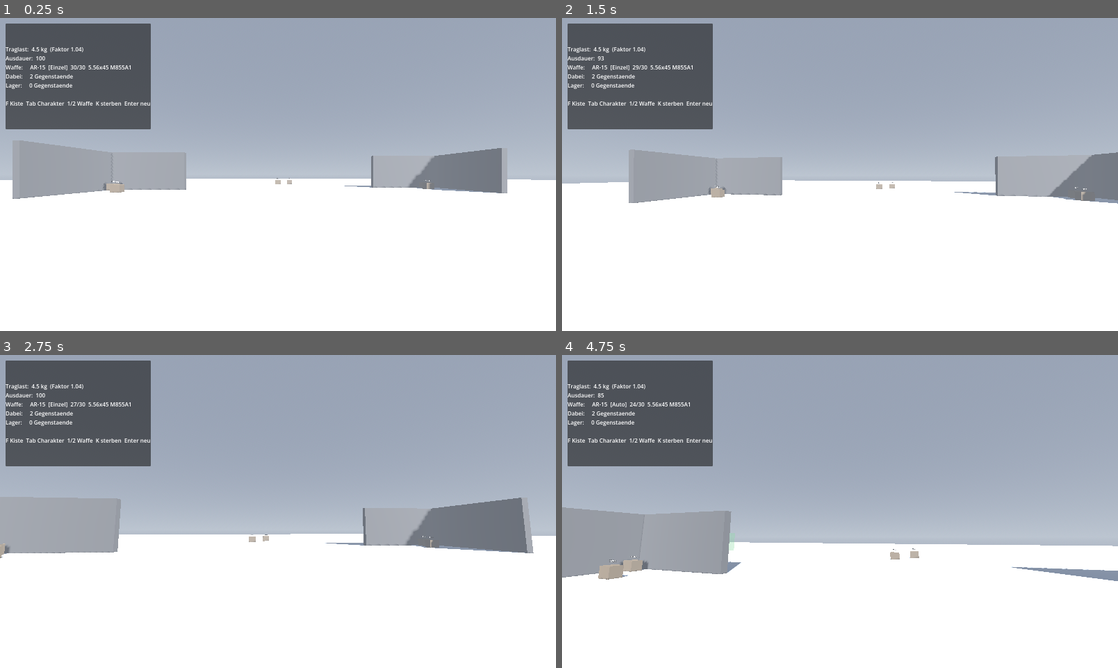
Above: before the commit, frames 1-4 (two rows, left to right).
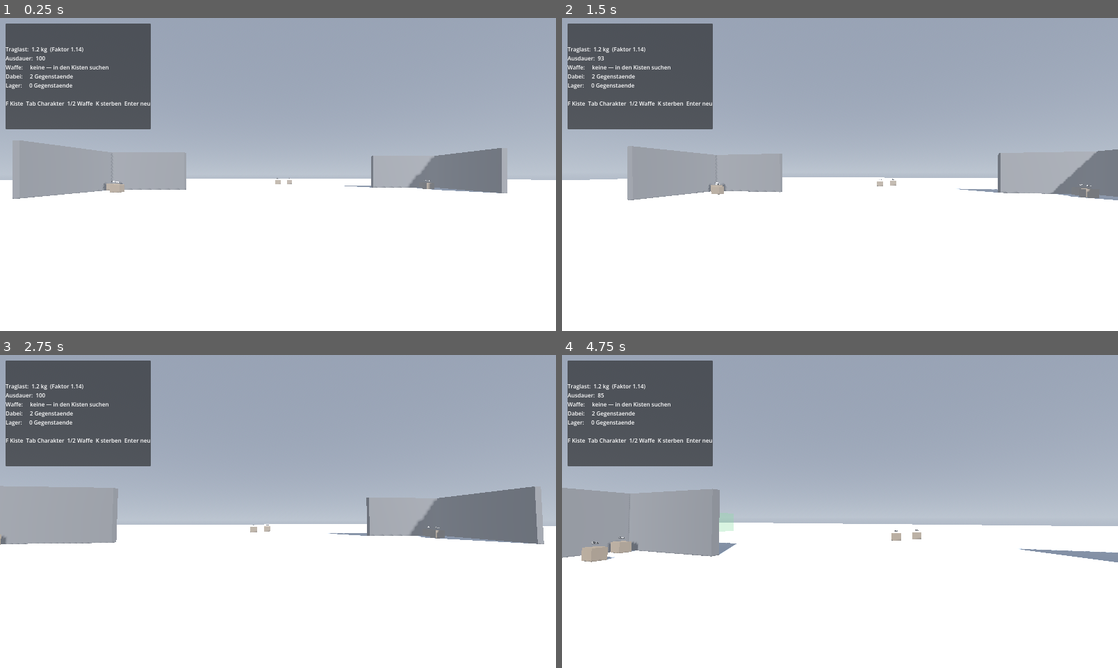
Above: after the commit, the same moments.

Repository: Saturn-Owner/Extraction-Shooter
Game: Godot game, scene res://scenes/levels/raid_eisstadt.tscn
Same seed, same stepped clock (60 frames per second), same inputs: the game is played once before the commit and once after it.
Inputs (mouse positions are in pixels of both pictures, inside the frame that each line leads up to):
- Up to frame 1 (0.25 s): no input
- Up to frame 2 (1.5 s): tap Enter at 0.5 s; move the mouse to (867, 174) at 0.52 s; press the mouse at (867, 174) at 0.53 s; hold W (move_forward) from 0.53 s (still down); tap Space (jump) at 0.77 s; move the mouse to (812, 174) at 1.27 s; release the mouse at (812, 174) at 1.28 s; tap Ctrl (crouch) at 1.35 s
- Up to frame 3 (2.75 s): keep holding W (move_forward); tap Space (jump) at 1.52 s; click (250, 511) at 1.55 s; move the mouse to (289, 505) at 2.02 s; press the mouse at (289, 505) at 2.03 s
- Up to frame 4 (4.75 s): keep holding W (move_forward); move the mouse to (834, 517) at 2.77 s; release the mouse at (834, 517) at 2.78 s; tap B (fire_mode) at 2.85 s; tap Space (jump) at 3.02, 3.77, 4.52 s; click (834, 517) at 3.05 s; move the mouse to (878, 514) at 3.52 s; hold Shift (sprint) 3.53-4.28 s; click (878, 514) at 3.8 s; move the mouse to (795, 508) at 4.27 s; tap F at 4.35 s; click (795, 508) at 4.55 s

The runs differ from the first frame. In frame 1, 0.2% of the frame differs, in the area x 5-24%, y 9-17%; in frame 2, 1.8%; in frame 3, 4.8%; in frame 4, 9.3%, in the area x 0-100%, y 9-73%.

Commit message:
Man startet unbewaffnet
Keine Startwaffen mehr. Wer schiessen will, muss erst eine Waffe finden -
das ist der Punkt des Genres, und ein Gewehr gratis zu bekommen
widerspricht ihm. Damit loest sich auch das Platzproblem der zwoelf
Felder von selbst.

Die Munition bleibt dabei. Sie ist der Grund, ueberhaupt nach einer Waffe
zu suchen, statt an der ersten Kiste vorbeizulaufen - und die gefundene
Waffe laedt sich sofort daraus.

Dabei aufgefallen: Die Waffe in der Spielerszene ist auf ein AR-15
voreingestellt, ein Ueberbleibsel vom Schiessstand. Sie wird beim Start
unabhaengig von der Startausruestung aufgebaut - man waere also bewaffnet
losgezogen, obwohl in der Liste keine Waffe mehr steht, und der ganze
unbewaffnete Start waere wirkungslos gewesen. Das Level nimmt sie jetzt
ausdruecklich ab, und der Test prueft nicht nur den leeren Waffenplatz,
sondern dass wirklich kein Schuss faellt.

Die Anzeige sagt jetzt "Waffe: keine - in den Kisten suchen", statt die
Zeile wegzulassen. Wer unbewaffnet startet, soll das lesen koennen und
nicht raten, warum das Schiessen nichts tut.

Der Schiessstand behaelt seine Waffen - dort geht es ums Ausprobieren.

Co-Authored-By: Claude Opus 4.8 <noreply@anthropic.com>

Diff:
--- a/scripts/levels/raid_level.gd
+++ b/scripts/levels/raid_level.gd
@@ -28,12 +28,12 @@
 ## und ein 5x2-Gewehr passt nicht mehr, wenn kleine Dinge die Reihen
 ## zerstueckelt haben.
 ##
-## HINWEIS: Das ist eine Testausruestung, kein Balancing. Sobald es das
-## Lager und das Terminal gibt, waehlt der Spieler selbst aus, was er
-## mitnimmt — und ein Gewehr gratis zu bekommen widerspricht dem Genre.
+## OHNE WAFFE. Man startet unbewaffnet und muss sich eine suchen — das ist
+## der Punkt des Genres, und ein Gewehr gratis zu bekommen widerspricht ihm.
+##
+## Die Munition bleibt: Sie ist der Grund, ueberhaupt nach einer Waffe zu
+## suchen, statt an der ersten Kiste vorbeizulaufen.
 const STARTING_KIT := [
-	{id = &"weapon_rifle_ar15", count = 1},
-	{id = &"weapon_pistol_g17", count = 1},
 	{id = &"ammo_556x45_m855a1", count = 60},
 	{id = &"ammo_9x19_fmj", count = 34},
 ]
@@ -83,11 +83,21 @@
 			# erst auf, wenn jemand im Raid nachladen will.
 			push_error("[Raid] Startausruestung passt nicht ins Inventar: %s" % entry.id)
 
-	# Gezielt das Gewehr in die Hand, nicht die zuletzt angelegte Waffe.
+	# Gezielt die Primaerwaffe in die Hand, nicht die zuletzt angelegte.
 	# assign_weapon() nimmt jede neue Waffe in die Hand — sonst stuende man
 	# mit der Pistole da, nur weil sie in der Liste weiter unten steht.
-	if not _player.select_weapon_slot(ItemData.EquipSlot.PRIMARY):
-		_player.select_weapon_slot(ItemData.EquipSlot.SECONDARY)
+	if _player.select_weapon_slot(ItemData.EquipSlot.PRIMARY):
+		return
+	if _player.select_weapon_slot(ItemData.EquipSlot.SECONDARY):
+		return
+
+	# Kein Waffenplatz belegt: Die Haende muessen wirklich leer sein.
+	#
+	# Die Waffe in der Spielerszene ist auf ein AR-15 voreingestellt — ein
+	# Ueberbleibsel vom Schiessstand. Ohne diese Zeile startet man also
+	# bewaffnet, obwohl in der Startausruestung keine Waffe steht, und der
+	# ganze Sinn des unbewaffneten Starts waere dahin.
+	_player.empty_hands()
 
 
 func _on_window_opened() -> void:
@@ -268,6 +278,10 @@
 
 	if _player.weapon != null and _player.weapon.data != null:
 		lines.append("Waffe:     %s" % _player.weapon.get_status_text())
+	else:
+		# Nicht weglassen: Wer unbewaffnet startet, soll das lesen koennen und
+		# nicht raten, warum das Schiessen nichts tut.
+		lines.append("Waffe:     keine — in den Kisten suchen")
 
 	lines.append("Dabei:     %d Gegenstaende" % _player.inventory.grid.get_item_count())
 	lines.append("Lager:     %d Gegenstaende" % _raid.stash.get_item_count())
--- a/scripts/player/player_controller.gd
+++ b/scripts/player/player_controller.gd
@@ -338,13 +338,16 @@
 		if equipment.get_item(other) != null:
 			select_weapon_slot(other)
 		else:
-			_empty_hands()
+			empty_hands()
 
 	return true
 
 
 ## Leere Haende. Schiessen ist damit unmoeglich (Weapon.try_fire prueft `data`).
-func _empty_hands() -> void:
+##
+## Oeffentlich, weil auch das Level das braucht: Die Waffe in der Spielerszene
+## ist voreingestellt, wer unbewaffnet starten soll, muss sie loswerden.
+func empty_hands() -> void:
 	if weapon != null:
 		weapon.data = null
 		weapon.loaded_ammo = null
--- a/tests/verify_raid.gd
+++ b/tests/verify_raid.gd
@@ -515,15 +515,21 @@
 	_check(worn == expected_weapons,
 		"und jede Waffe haengt am Koerper (%d von %d)" % [worn, expected_weapons])
 
-	# Gezielt das Gewehr, nicht irgendeine Waffe.
-	var equipped := player.inventory.equipped_weapon
-	_check(equipped != null, "eine Waffe ist in der Hand")
-	if equipped != null:
-		_check(equipped.item_id == &"weapon_rifle_ar15",
-			"es ist das Gewehr, nicht die Pistole (%s)" % equipped.item_id)
-
+	# Man startet UNBEWAFFNET. Die Waffe in der Spielerszene ist auf ein
+	# AR-15 voreingestellt — ohne dass jemand sie ausdruecklich abnimmt,
+	# startet man also bewaffnet, obwohl in der Startausruestung keine Waffe
+	# steht. Genau das prueft die zweite Zeile.
+	_check(player.inventory.equipped_weapon == null, "keine Waffe in der Hand")
+	_check(player.weapon.data == null,
+		"und wirklich leere Haende, nicht nur ein leerer Platz")
+	_check(not player.weapon.try_fire(true, true), "es faellt kein Schuss")
+
+	# Erst eine GEFUNDENE Waffe macht wieder schussbereit — der Weg, den der
+	# Spieler jetzt gehen muss. Die mitgebrachte Munition ist genau dafuer da.
+	player.assign_weapon(ItemStack.create(&"weapon_rifle_ar15", 1))
+	_check(player.weapon.data != null, "eine gefundene Waffe landet in der Hand")
 	_check(player.weapon.rounds_in_magazine > 0,
-		"das Gewehr ist geladen (%d)" % player.weapon.rounds_in_magazine)
+		"und wird aus dem mitgebrachten Vorrat geladen (%d)" % player.weapon.rounds_in_magazine)
 	_check(player.weapon.ammo_id == &"ammo_556x45_m855a1",
 		"mit passender Munition (%s)" % player.weapon.ammo_id)
 
